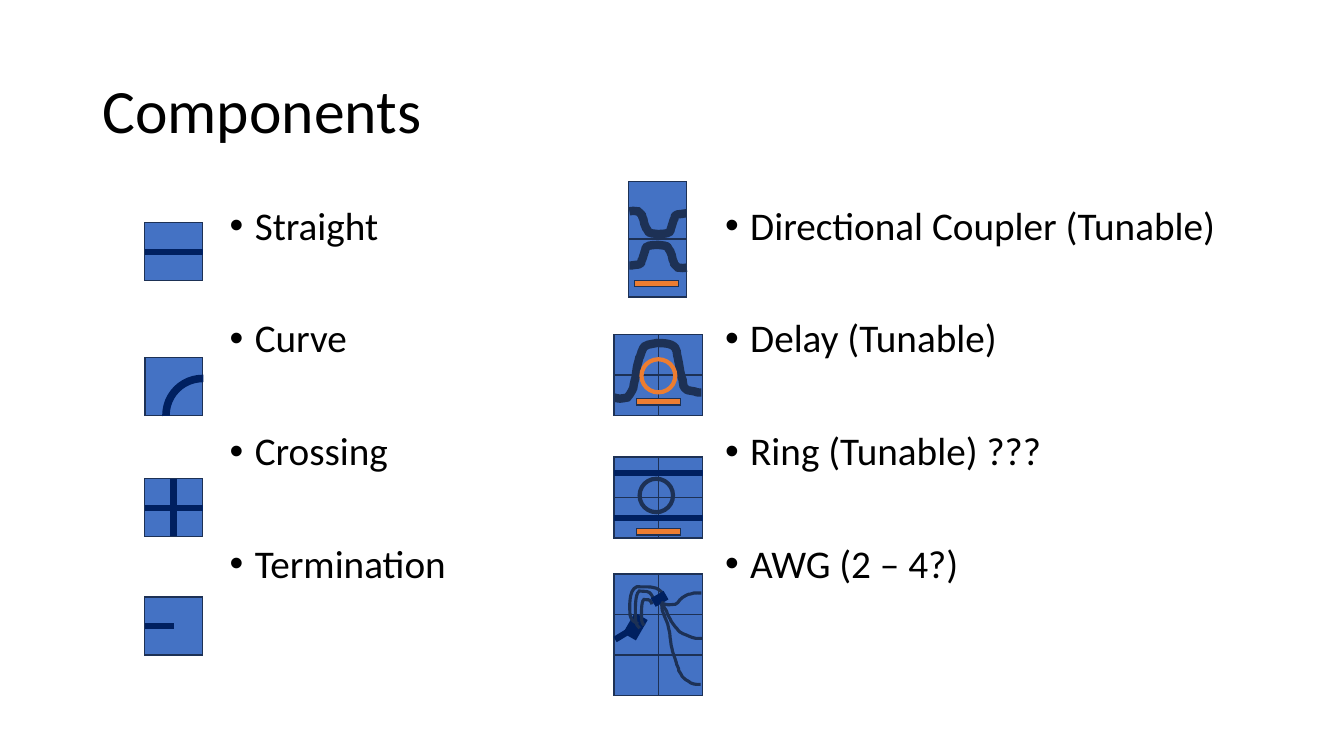
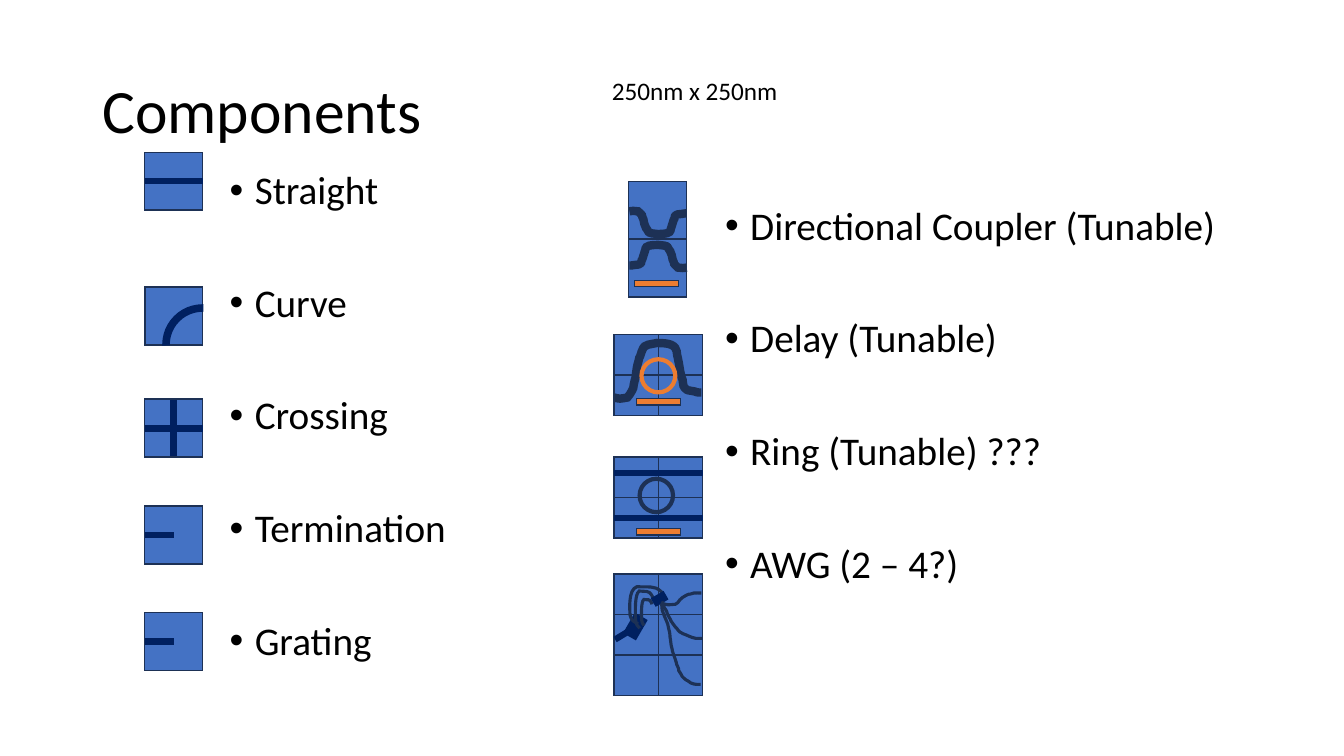
Before and after one commit to Akhetonics/Connect-A-PIC, a slide deck: slide 6 of Design.pptx. Drawn at 1344x756 pixels with LibreOffice and Linux fonts; fonts in the diff are those of the drawing. Boxes give left, top, right and bottom in pixels: in the first picture for what was removed or moved away, otherwise in the second. Text is boxed around its words. In the diff, an @@ line names an element or a change of style, - is before the commit and + after.

```diff
--- a/Design.pptx
+++ b/Design.pptx
@@ text added at bbox=[612, 83, 778, 100], 18 pt, text #000000 @@
+250nm x 250nm
@@ text "Straight": place and size @@
-text "Straight" at bbox=[255, 212, 446, 579]
+text "Straight" at bbox=[255, 176, 446, 662]
@@ 2 rectangles, 1 line, 1 arch (boxed as its full ring): place and size @@
-2 rectangles, 1 line, 1 arch (boxed as its full ring) at bbox=[145, 223, 243, 455]
+2 rectangles, 1 line, 1 arch (boxed as its full ring) at bbox=[145, 152, 243, 384]
@@ 2 lines, 1 rectangle: place and size @@
-2 lines, 1 rectangle at bbox=[145, 479, 203, 536]
+2 lines, 1 rectangle at bbox=[145, 399, 203, 457]
@@ rectangle: place and size @@
-rectangle at bbox=[145, 597, 203, 654]
+rectangle at bbox=[145, 506, 203, 564]
@@ line moved from (145, 626) - (173, 626) to (145, 535) - (173, 535) @@
@@ rectangle added at bbox=[145, 613, 203, 670], fill #4472C4, outline #1E3256 1 pt @@
@@ text at bbox=[255, 628, 372, 662]: paragraph added @@
+• Grating
@@ line added from (145, 641) to (173, 641), #002060 4.5 pt @@
```
Also in this commit, not shown: 1 other slide changed, 1 other file.
